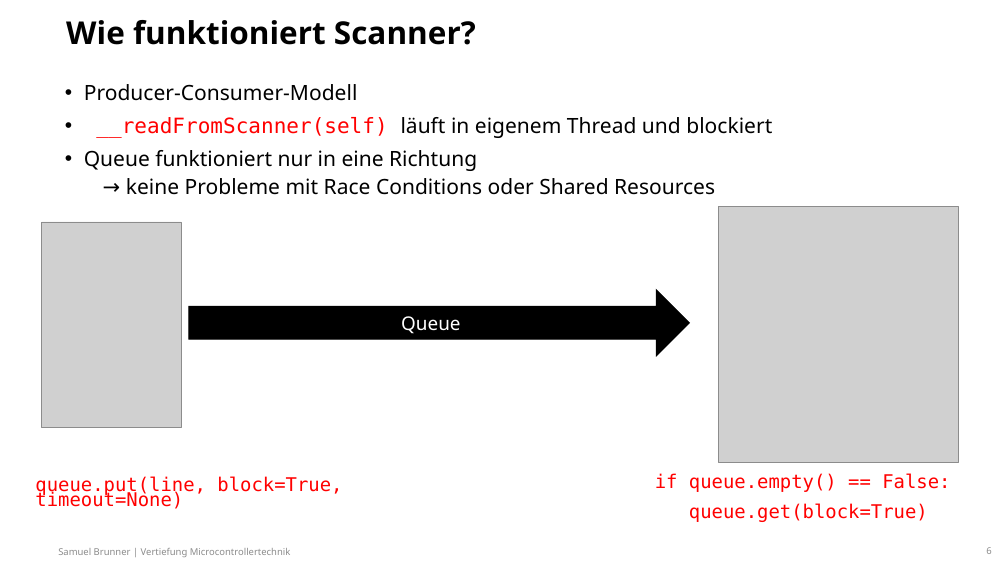
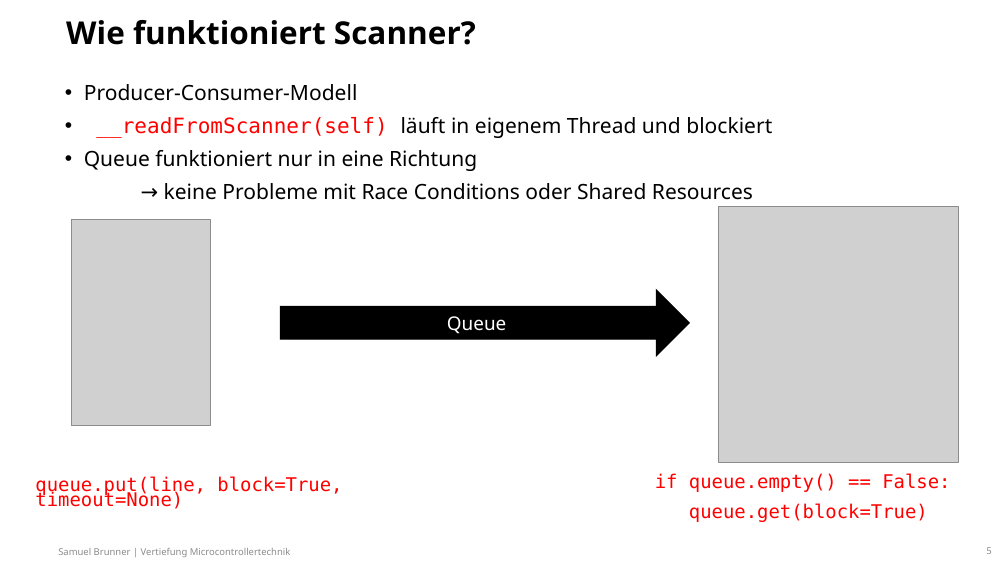
Before and after one commit to Oberfeldwedler/km3003, a slide deck: slide 5 of docs/Präsi/VMC_KM3003.pptx (slide 6 before the commit). Drawn at 1008x567 pixels with LibreOffice and Linux fonts; fonts in the diff are those of the drawing; grey boxes stand for pictures; background and template pictures are left out. Boxes give left, top, right and bottom in pixels: in the first picture for what was removed or moved away, otherwise in the second. Text is boxed around its words. In the diff, an @@ line names an element or a change of style, - is before the commit and + after.

```diff
--- a/docs/Präsi/VMC_KM3003.pptx
+++ b/docs/Präsi/VMC_KM3003.pptx
@@ text at (164, 183, 753, 200): list level 2 to 1 in "→ keine Probleme mit Race ..." @@
@@ picture: place and size @@
-picture at (42, 222, 181, 428)
+picture at (71, 220, 210, 426)
@@ right arrow "Queue": place and size @@
-right arrow "Queue" at (189, 290, 690, 356)
+right arrow "Queue" at (281, 290, 690, 356)
```
Also in this commit, not shown: 4 other slides changed, 5 other files.
